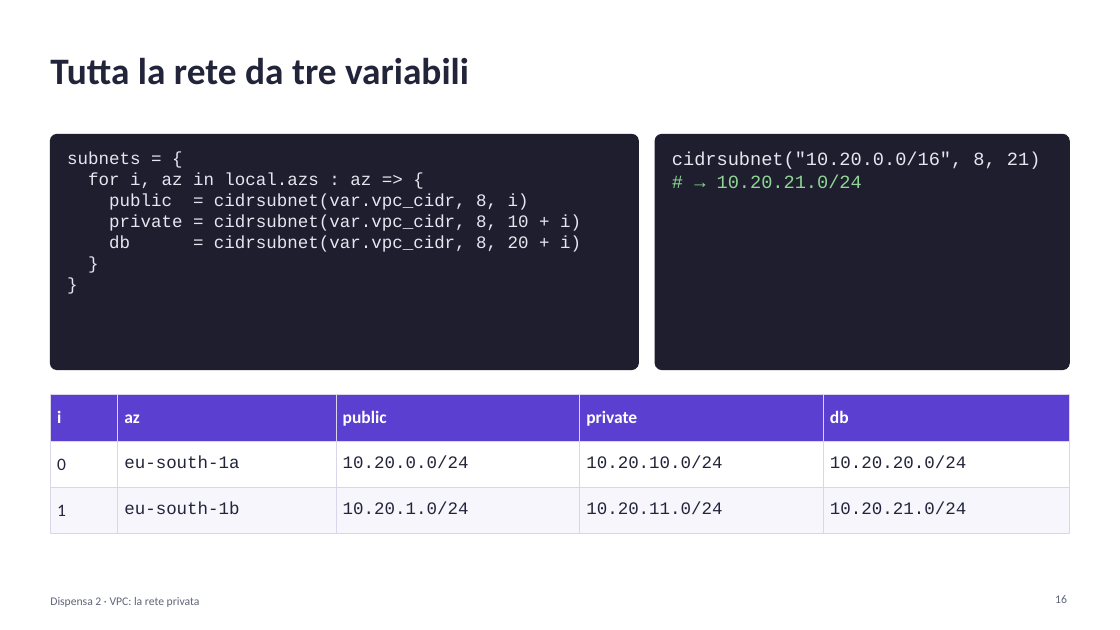
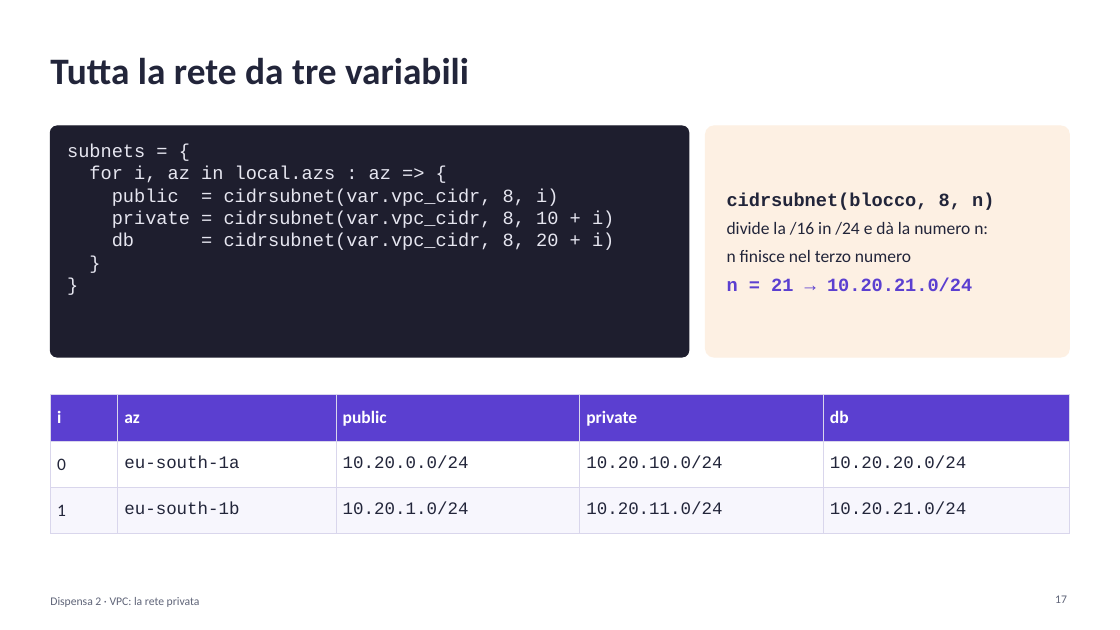
Before and after one commit to cereZ23/aws, a slide deck: slide 17 of slide/slide-2-vpc.pptx (slide 16 before the commit). Drawn at 1120x630 pixels with LibreOffice and Linux fonts; fonts in the diff are those of the drawing. Boxes give left, top, right and bottom in pixels: in the first picture for what was removed or moved away, otherwise in the second. Text is boxed around its words. In the diff, an @@ line names an element or a change of style, - is before the commit and + after.

```diff
--- a/slide/slide-2-vpc.pptx
+++ b/slide/slide-2-vpc.pptx
@@ rounded rectangle: place and size @@
-rounded rectangle at (50, 134, 639, 370)
+rounded rectangle at (50, 126, 689, 357)
@@ text "subnets = {": place and size @@
-text "subnets = {" at (67, 152, 581, 252)
+text "subnets = {" at (67, 144, 614, 250)
@@ text "subnets = {" at (67, 144, 614, 250): size 15 to 16 pt @@
@@ rounded rectangle: place and size @@
-rounded rectangle at (655, 134, 1070, 370)
+rounded rectangle at (706, 126, 1070, 357)
@@ rounded rectangle at (706, 126, 1070, 357): fill #1E1E2E to #FDF0E3; outline #1E1E2E 1 pt to #FDF0E3 1 pt; proportions changed @@
@@ text "cidrsubnet(blocco, 8, n)" at (727, 193, 994, 291): vertical alignment top to middle @@
@@ text at (727, 193, 994, 291): text changed; size 16 to 15 pt; font Courier New to Calibri; text colour #E6E6F0 to #22253A @@
-cidrsubnet("10.20.0.0/16", 8, 21)
-# → 10.20.21.0/24
+cidrsubnet(blocco, 8, n)
+divide la /16 in /24 e dà la numero n:
+n finisce nel terzo numero
+n = 21 → 10.20.21.0/24
@@ page number at (1055, 595, 1067, 603): text changed @@
-16
+17
```
Also in this commit, not shown: 3 other slides changed, 1 slide added, 3 other files.
